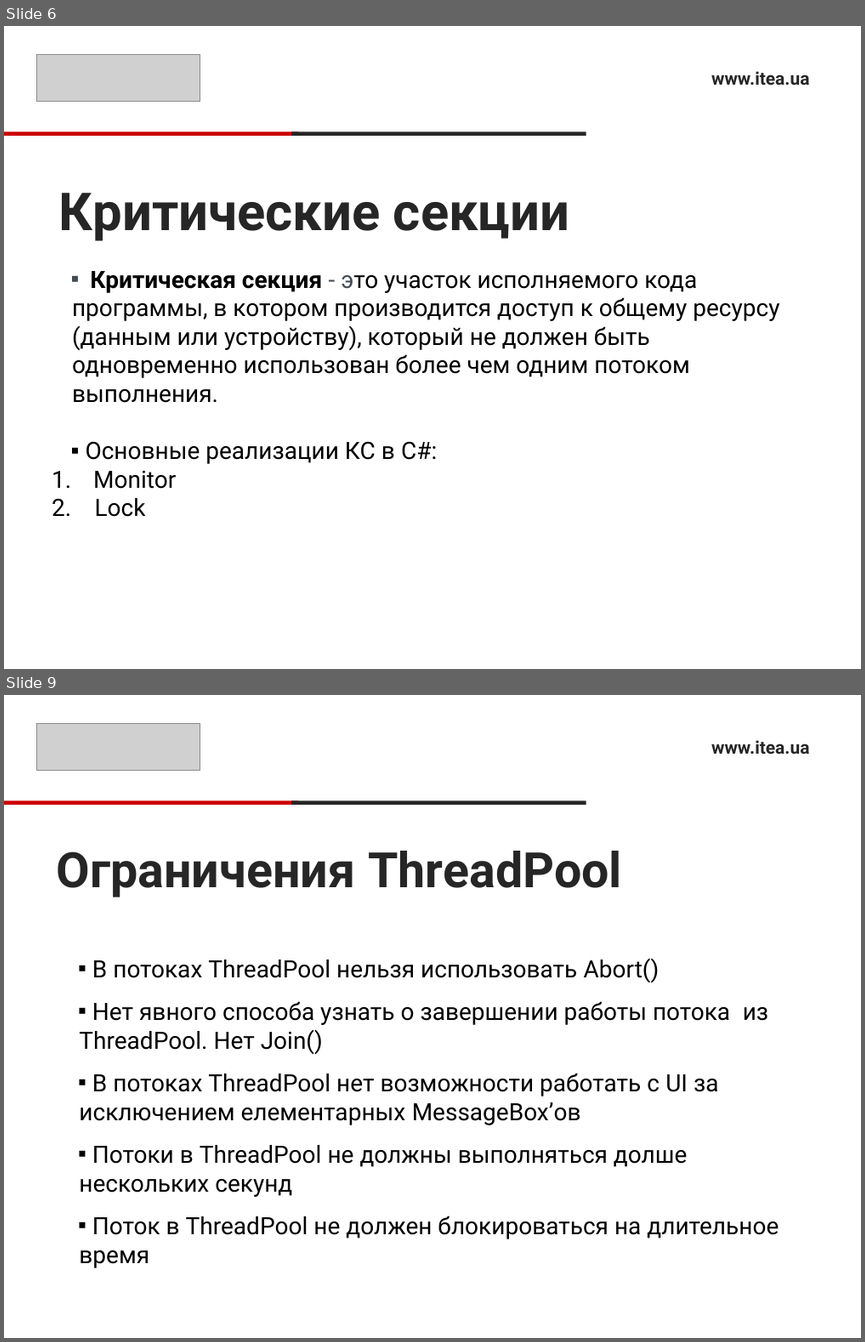
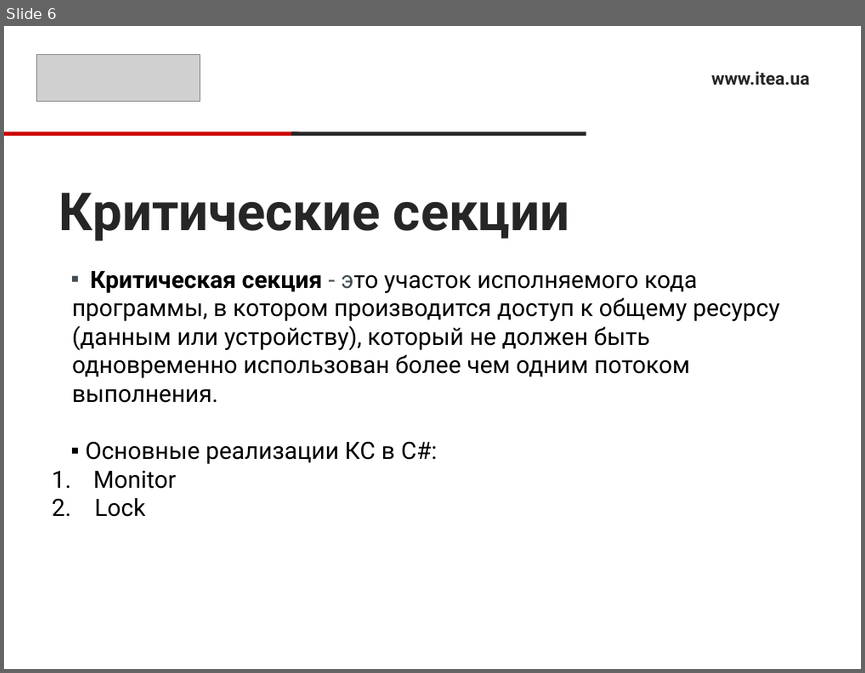
Before and after one commit to Ryabik/CSharpProfessional, a slide deck: 12.Threads/ThreadsPresentation.pptx. Shown one above the other, each under a label of ours: slides 6 and 9 before the commit, slide 6 after it; the slides between them are not shown. The pictures are 865x1342 and 865x673 pixels, drawn with LibreOffice and Linux fonts; fonts in the diff are those of the drawing; grey boxes stand for pictures. Boxes give left, top, right and bottom in pixels: in the first picture for what was removed or moved away, otherwise in the second. Text is boxed around its words. In the diff, an @@ line names an element or a change of style, - is before the commit and + after.

```diff
--- a/12.Threads/ThreadsPresentation.pptx
+++ b/12.Threads/ThreadsPresentation.pptx
@@ slide 9 removed at bbox=[4, 695, 861, 1338], background #FFFFFF @@
@@ picture removed at bbox=[37, 723, 200, 771] @@
@@ text removed at bbox=[711, 740, 809, 754] @@
-www.itea.ua
@@ rectangle removed at bbox=[4, 800, 299, 805] @@
@@ rectangle removed at bbox=[291, 800, 585, 805] @@
@@ title removed at bbox=[57, 851, 622, 897] @@
-Ограничения ThreadPool
@@ text removed at bbox=[79, 958, 778, 1268] @@
-▪ В потоках ThreadPool нельзя использовать Abort()
-▪ Нет явного способа узнать о завершении работы потока из ThreadPool. Нет Join()
-▪ В потоках ThreadPool нет возможности работать с UI за исключением елементарных MessageBox’ов
-▪ Потоки в ThreadPool не должны выполняться долше нескольких секунд
-▪ Поток в ThreadPool не должен блокироваться на длительное время
```
Also in this commit, not shown: 2 slides changed, 5 other files.
